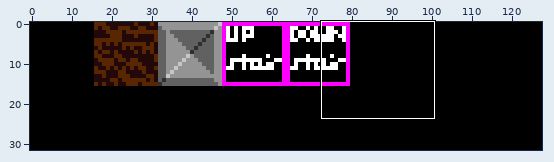
Sprite sheet -- Minge2022Summer/App/blocks.png. Above, an overview of the earlier version with the close-up marked.
Close-up. The starting point:
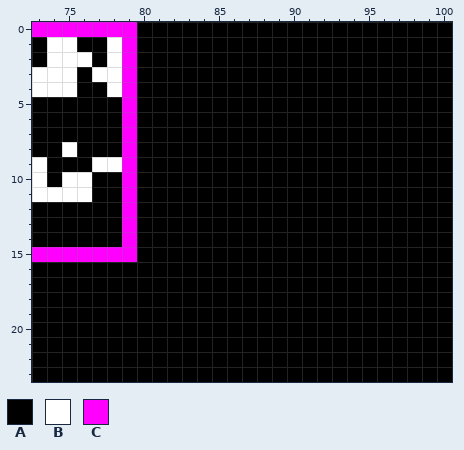
The file is 128x32 pixels. Shown: x 73..100, y 0..23.
Palette (. is transparent): A #000000  B #ffffff  C #ff00ff
Pixels before, first column x 73:
 0 CCCCCCCAAAAAAAAAAAAAAAAAAAAA
 1 ABBAABCAAAAAAAAAAAAAAAAAAAAA
 2 ABBBABCAAAAAAAAAAAAAAAAAAAAA
 3 BBBABBCAAAAAAAAAAAAAAAAAAAAA
 4 BBBAABCAAAAAAAAAAAAAAAAAAAAA
 5 AAAAAACAAAAAAAAAAAAAAAAAAAAA
 6 AAAAAACAAAAAAAAAAAAAAAAAAAAA
 7 AAAAAACAAAAAAAAAAAAAAAAAAAAA
 8 AABAAACAAAAAAAAAAAAAAAAAAAAA
 9 BAAABBCAAAAAAAAAAAAAAAAAAAAA
10 BABBAACAAAAAAAAAAAAAAAAAAAAA
11 BBBBAACAAAAAAAAAAAAAAAAAAAAA
12 AAAAAACAAAAAAAAAAAAAAAAAAAAA
13 AAAAAACAAAAAAAAAAAAAAAAAAAAA
14 AAAAAACAAAAAAAAAAAAAAAAAAAAA
15 CCCCCCCAAAAAAAAAAAAAAAAAAAAA
16 AAAAAAAAAAAAAAAAAAAAAAAAAAAA
17 AAAAAAAAAAAAAAAAAAAAAAAAAAAA
18 AAAAAAAAAAAAAAAAAAAAAAAAAAAA
19 AAAAAAAAAAAAAAAAAAAAAAAAAAAA
20 AAAAAAAAAAAAAAAAAAAAAAAAAAAA
21 AAAAAAAAAAAAAAAAAAAAAAAAAAAA
22 AAAAAAAAAAAAAAAAAAAAAAAAAAAA
23 AAAAAAAAAAAAAAAAAAAAAAAAAAAA
The result:
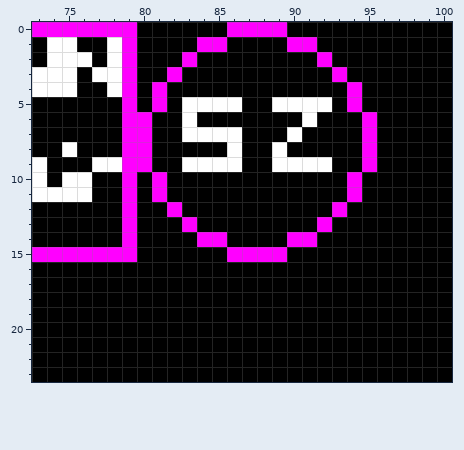
Changes in this commit:
The edit turns colour A into colour B in row 5 at x 83 to 86 and 89 to 92; in row 6 at x 83 and 91; in row 7 at x 83 to 86 and 90; in row 8 at x 86 and 89; in row 9 at x 83 to 86 and 89 to 92.
The edit turns colour A into colour C in row 0 at x 86 to 89; in row 1 at x 84 to 85 and 90 to 91; in row 2 at x 83 and 92; in row 3 at x 82 and 93; in rows 4 to 5 at x 81 and 94; in rows 6 to 9 at x 80 and 95.
The edit turns colour A into colour C in rows 10 to 11 at x 81 and 94; in row 12 at x 82 and 93; in row 13 at x 83 and 92; in row 14 at x 84 to 85 and 90 to 91; in row 15 at x 86 to 89.
Where, in picture pixels (left, top, right, bottom), the same in both close-ups:
changed: (137, 22, 377, 262)
